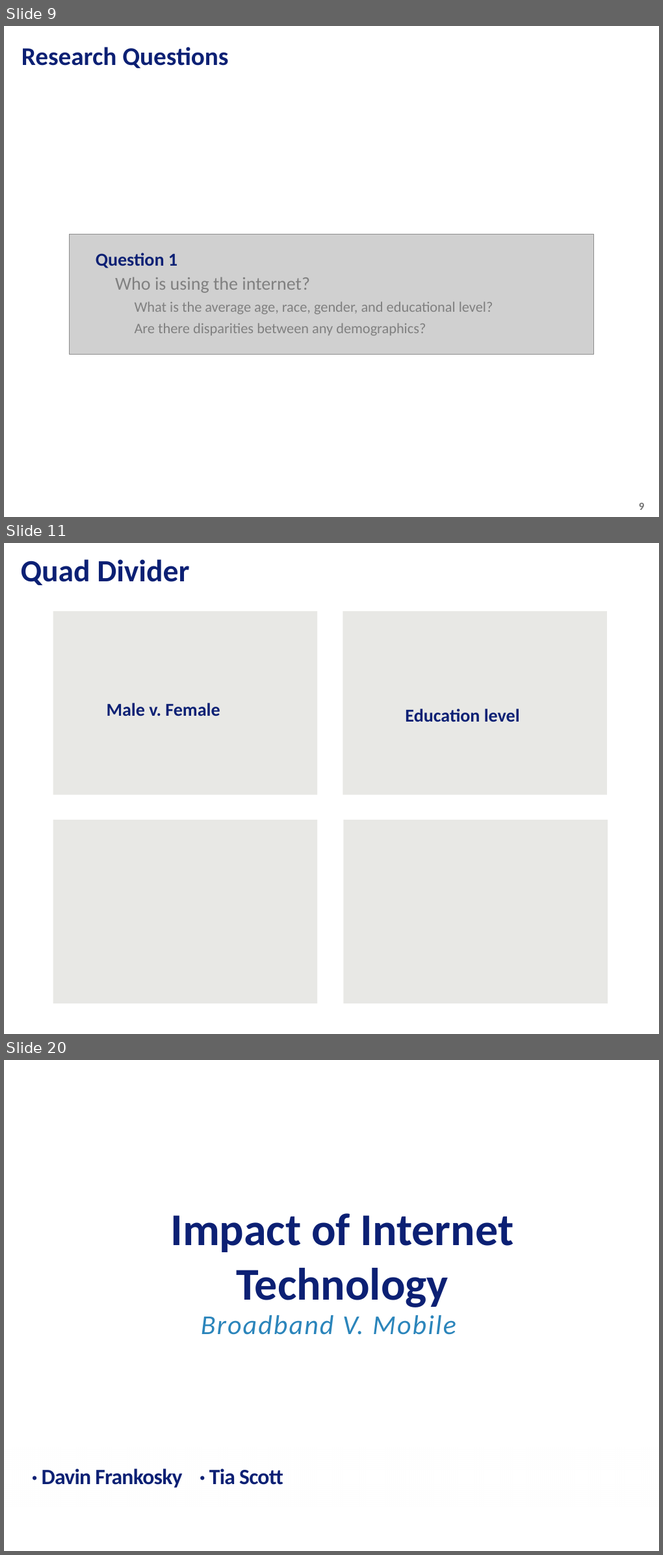
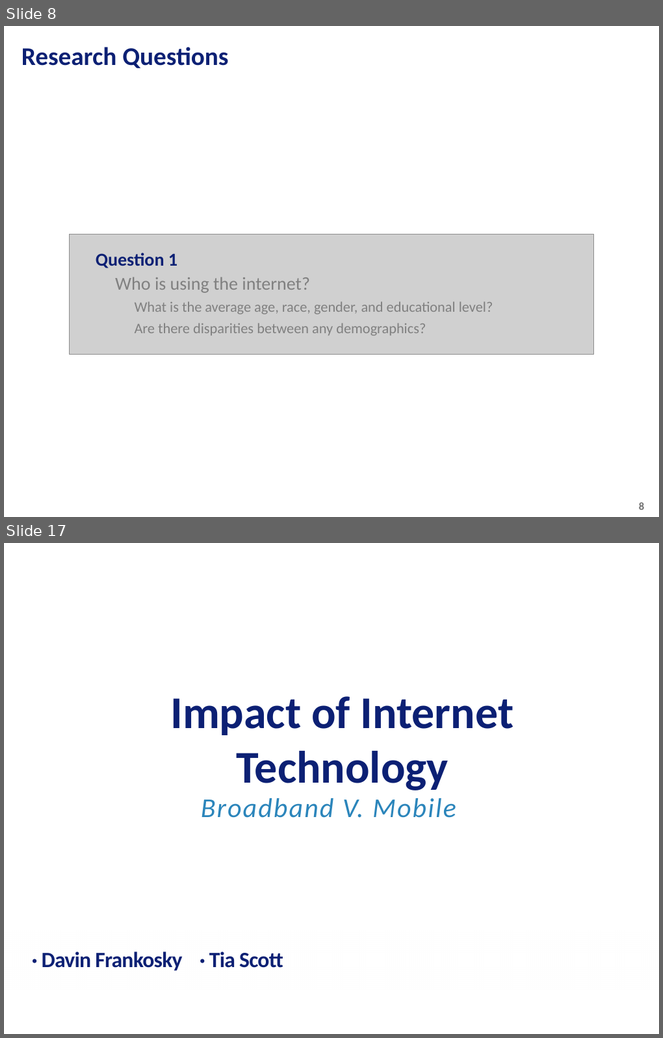
Before and after one commit to tiascott01/07_GroupProject1, a slide deck: Data Presentation.pptx. Shown one above the other, each under a label of ours: slides 9, 11 and 20 before the commit, slides 8 and 17 after it; the slides between them are not shown. The pictures are 663x1555 and 663x1038 pixels, drawn with LibreOffice and Linux fonts; fonts in the diff are those of the drawing; grey boxes stand for pictures; background and template pictures are left out. Boxes give left, top, right and bottom in pixels: in the first picture for what was removed or moved away, otherwise in the second. Text is boxed around its words. In the diff, an @@ line names an element or a change of style, - is before the commit and + after.

```diff
--- a/Data Presentation.pptx
+++ b/Data Presentation.pptx
@@ slide 11 removed at (4,543,659,1034), background picture (left out) @@
@@ text removed at (21,559,189,585) @@
-Quad Divider
@@ rectangle removed at (53,611,317,795) @@
@@ rectangle removed at (343,611,607,795) @@
@@ text removed at (107,703,220,716) @@
-Male v. Female
@@ text removed at (405,709,520,722) @@
-Education level
@@ rectangle removed at (53,820,317,1005) @@
@@ rectangle removed at (343,820,607,1005) @@
@@ what was slide 9 is now slide 8 @@
@@ page number at (639,502,644,510): text changed @@
-9
+8
@@ what was slide 20 is now slide 17 @@
```
Also in this commit, not shown: 5 slides changed, 18 slides added, 19 other slides removed.
